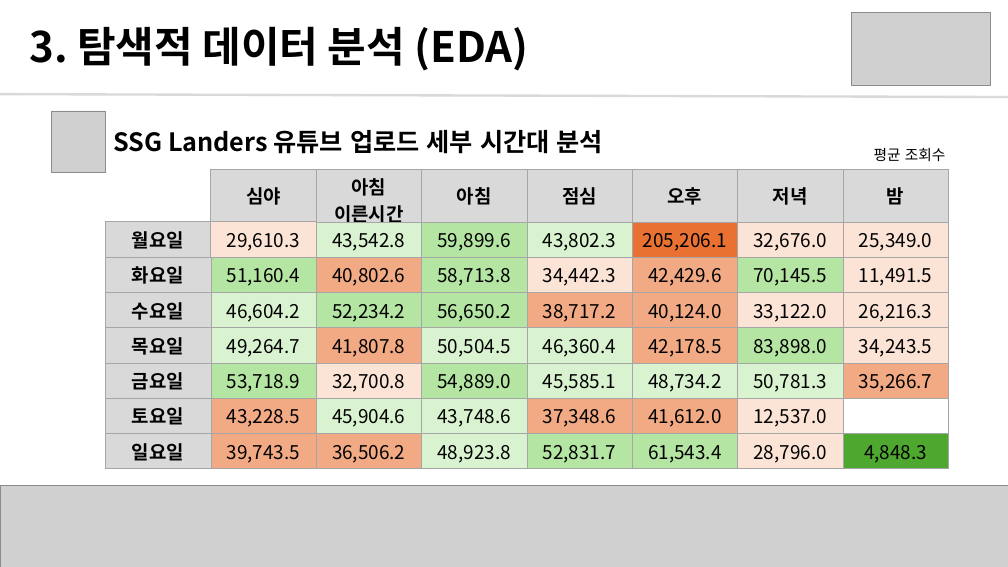
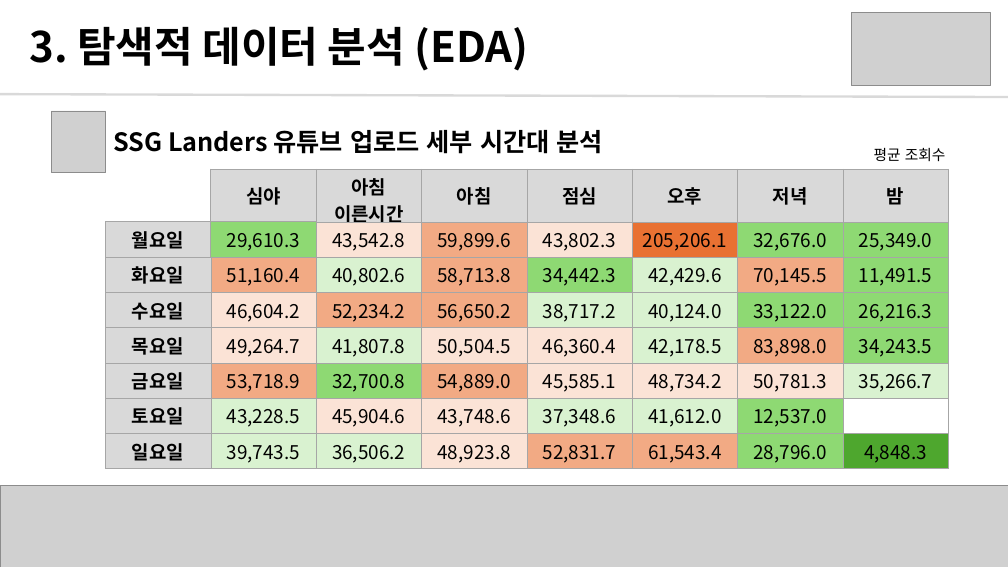
Before and after one commit to soooo1017/Data_Project, a slide deck: slide 24 of 2. 유튜브 채널 분석/Final/SSG Landers 유튜브 채널 분석.pptx. Drawn at 1008x567 pixels with LibreOffice and Linux fonts; fonts in the diff are those of the drawing; grey boxes stand for pictures. Boxes give left, top, right and bottom in pixels: in the first picture for what was removed or moved away, otherwise in the second. Text is boxed around its words. In the diff, an @@ line names an element or a change of style, - is before the commit and + after.

```diff
--- a/2. 유튜브 채널 분석/Final/SSG Landers 유튜브 채널 분석.pptx
+++ b/2. 유튜브 채널 분석/Final/SSG Landers 유튜브 채널 분석.pptx
@@ table at (x1=105, y1=169, x2=946, y2=469) @@
@@ fill #FBE3D6 to #8ED973 in 11 cells @@
@@ fill #D9F2D0 to #FBE3D6 in 12 cells @@
@@ fill #B4E5A2 to #F2AA84 in 11 cells @@
@@ fill #F2AA84 to #D9F2D0 in 12 cells @@
```
Also in this commit, not shown: 1 other slide changed, 2 other files.
